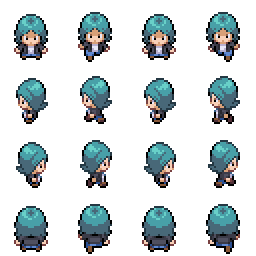
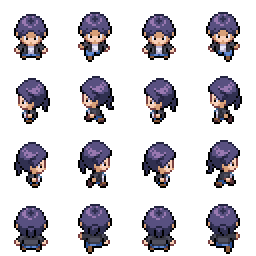
Comparing the layer stacks of the two 256px x 256px images. Changes:
renamed "boy 3 cyan" to "4 purple", painted on it over [left=14, top=12, right=242, bottom=238]
